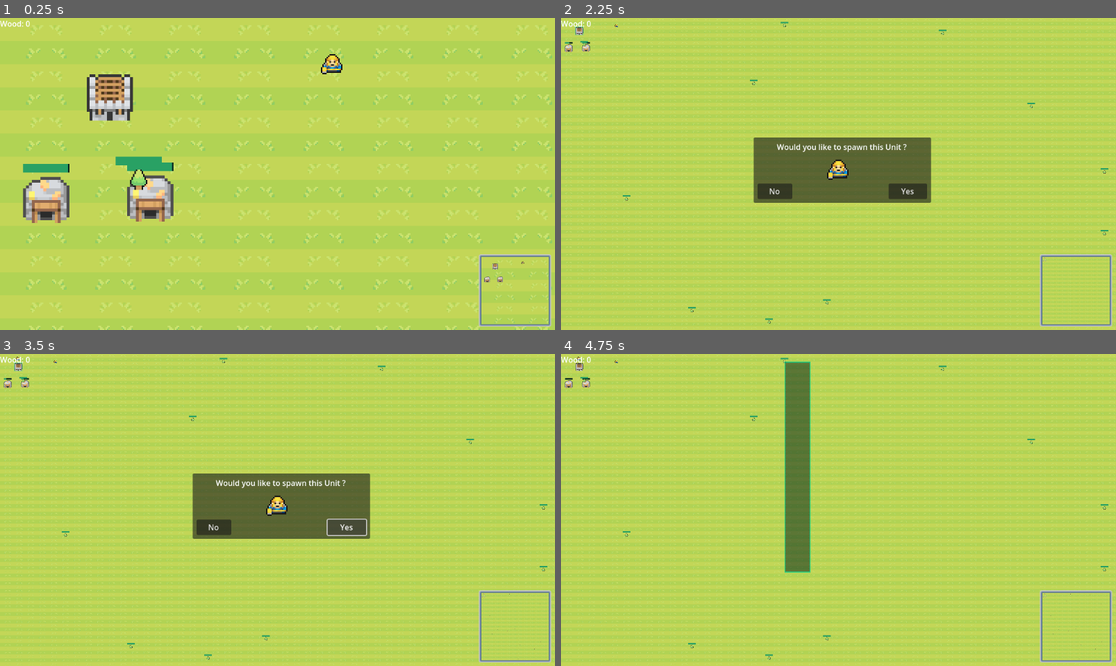
Above: before the commit, frames 1-4 (two rows, left to right).
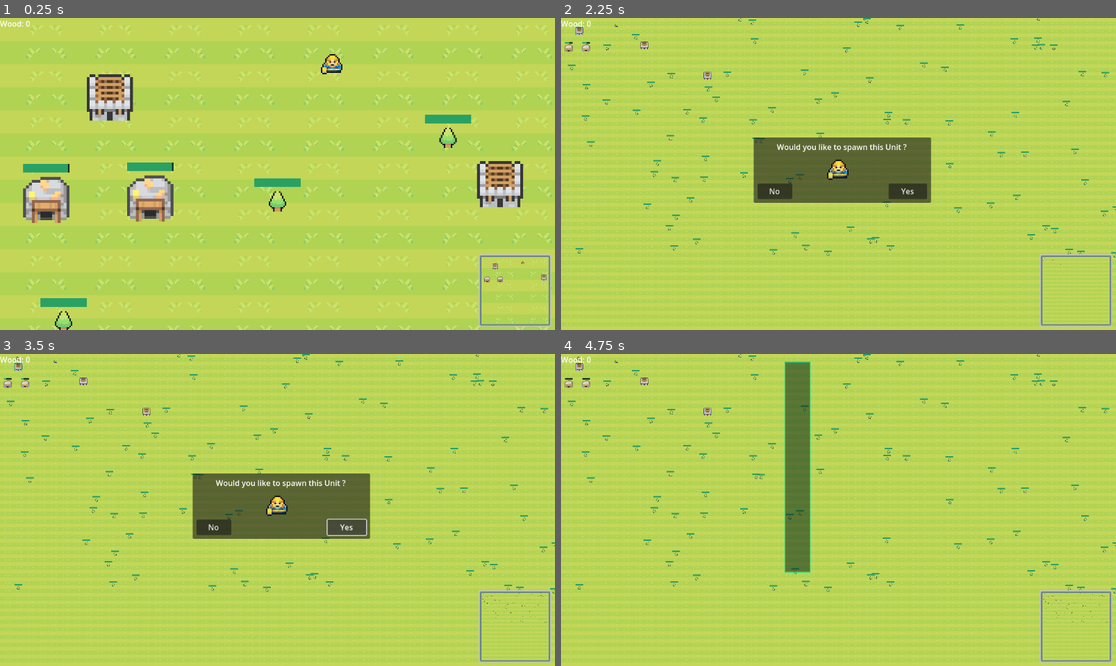
Above: after the commit, the same moments.

Repository: Luxiorawa/godot-coding-quest-rts
Game: Godot game, scene res://world.tscn
The game is run twice, just before and just after one commit, with the same random seed, the same clock (stepped at 60 frames per second) and the same inputs.
Inputs (mouse positions are in pixels of both pictures, inside the frame that each line leads up to):
- Up to frame 1 (0.25 s): no input
- Up to frame 2 (2.25 s): tap Enter at 0.5 s; drag from (672, 96) to (699, 180) at 0.52 s; drag from (727, 189) to (810, 236) at 1.27 s; move the mouse to (894, 105) at 2.02 s; hold Right (Right) from 2.03 s (still down); tap Mouse wheel down (WheelDown) at 2.1 s
- Up to frame 3 (3.5 s): release Right (Right) at 2.75 s; click "Yes" at 2.75 s
- Up to frame 4 (4.75 s): click "No" at 3.5 s; tap Space at 4.25 s; drag from (810, 572) to (783, 360) at 4.27 s

The runs differ from the first frame. In frame 1, 2.7% of the frame differs, in the area x 7-99%, y 30-100%; in frame 2, 1.2%; in frame 3, 1.3%; in frame 4, 1.3%.

Commit message:
fix last things

Diff:
--- a/Global/coin_collected.gd
+++ b/Global/coin_collected.gd
@@ -1,17 +1,15 @@
 class_name CoinCollected
 extends Label
 
-var travel := Vector2(0, -30)
-var duration := 1
-var spread := PI/2
+const travel := Vector2(0, -30)
+const duration := 1
+const spread := PI/2
 
 func show_label(value: int) -> void:
 	var tween := create_tween()
 	text = "+ " + str(value) + "g"
 	pivot_offset = size / 4
-	# Je comprends rien à comment ça marche, ni même pourquoi en appliquant une ROTATION cela déplace le label vers le haut ??
-	var movement := travel.rotated(randi_range(-spread/2, spread/2))
-	print(position, movement)
+	var movement := travel.rotated(randi_range(-spread / 2, spread / 2))
 	tween.tween_property(self, "position", position + movement, duration)
 	tween.tween_property(self, "modulate:a", 0.0, duration)
 	tween.play()
--- a/Objects.gd
+++ b/Objects.gd
@@ -4,8 +4,8 @@
 @onready var house := preload("res://Houses/coin_house.tscn")
 
 const tileSize := 16
-const gridSize := Vector2(160, 160)
-const numberOfTree := 20
+const gridSize := Vector2(2500, 1000)
+const numberOfTree := 100
 
 var grid: Array[Array] = []
 
@@ -20,7 +20,7 @@
 		var gridPosition := Vector2(xCoords, yCoords)
 		if not gridPosition in positions:
 			var newTree: TreeWorldObject = tree.instantiate()
-			newTree.position = gridPosition * tileSize
+			newTree.position = gridPosition
 			newTree.name = "Tree" + str(treePlaced)
 			add_child(newTree)
 			positions.append(gridPosition)
--- a/world.tscn
+++ b/world.tscn
@@ -48,6 +48,12 @@
 [node name="BarbHouse" parent="Houses" instance=ExtResource("7_jcmmf")]
 position = Vector2(76, 55)
 
+[node name="BarbHouse2" parent="Houses" instance=ExtResource("7_jcmmf")]
+position = Vector2(346, 115)
+
+[node name="BarbHouse3" parent="Houses" instance=ExtResource("7_jcmmf")]
+position = Vector2(608, 241)
+
 [node name="Ressources" type="Node2D" parent="."]
 
 [node name="coinHouse" parent="Ressources" instance=ExtResource("7_7t85d")]
